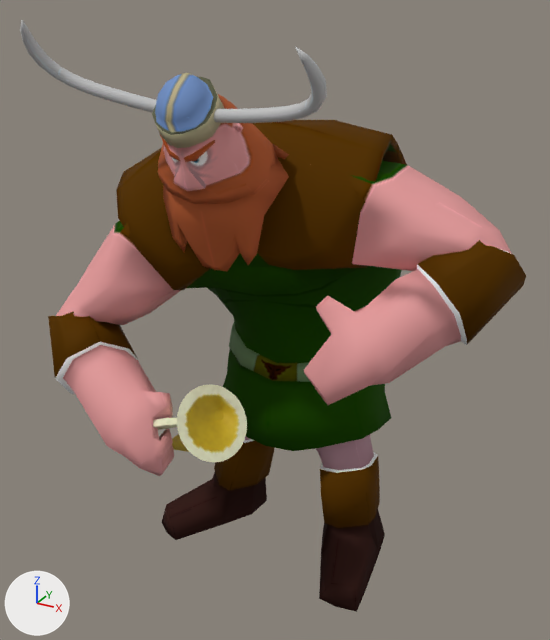
Renders of the OBJ model assets/Animacion/Vikingo/Celebracion/vikingoCelebracion_000503.obj from each side of a commit.
Before and after are seen from a 50 mm lens placed at (3.7, -6.33, 6.18), pointed at (0.12, 0.18, 2.92). Lighting does not change. The marker at lower left points along +X, +Y and +Z. Where no turn or scale is listed for an object, it has been applied to the vertices.

The first picture shows 'Vilkingo_ikingoH', 'jarra_jarraH'.
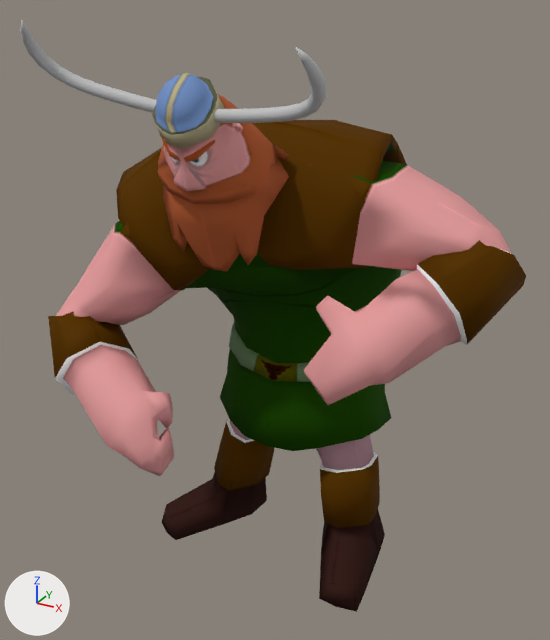
Location of each change, (x1, y1, x2, y2) in pixels of the pictures (550 x 640 px):
'jarra_jarraH', deleted: before (153, 384, 247, 462)

The edits, one by one:
Object 'jarra_jarraH' (ob_jarra_jarrah) is deleted.
